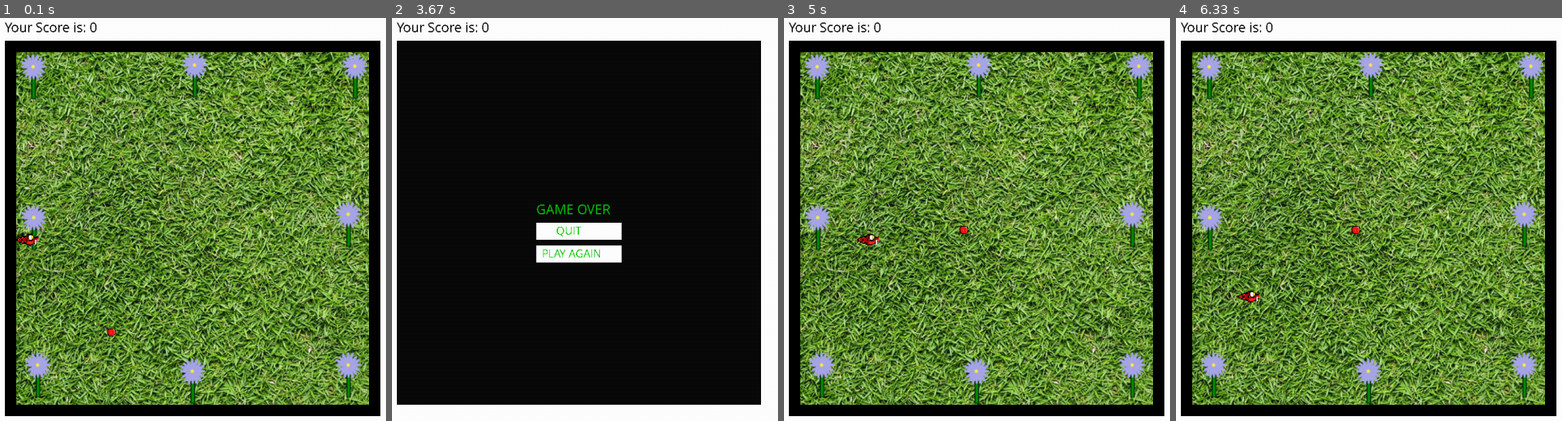
Above: before the commit, frames 1-4 (left to right).
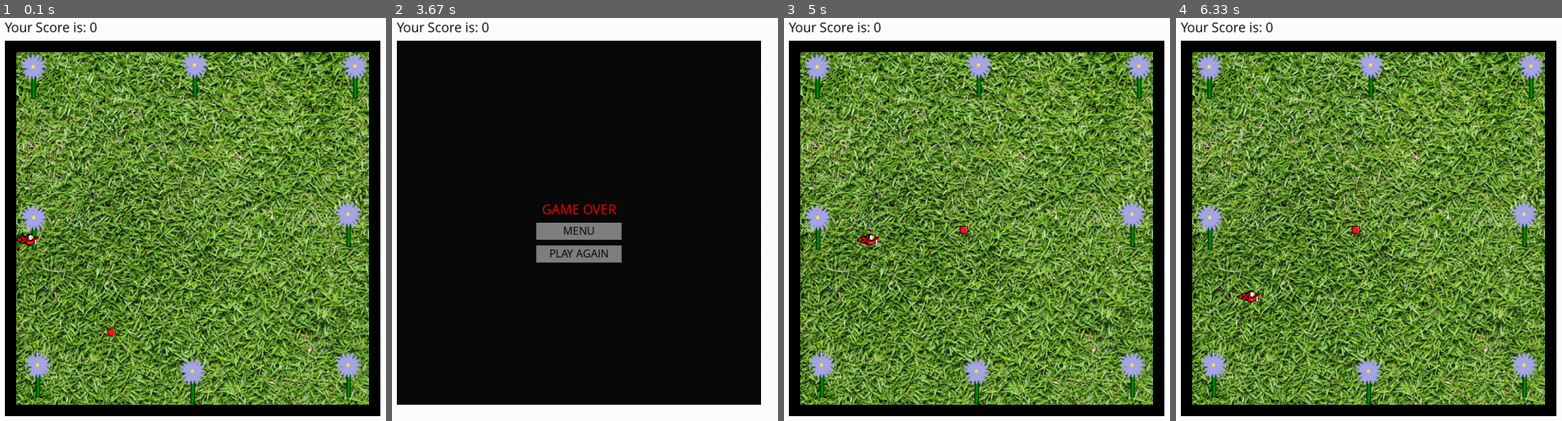
Above: after the commit, the same moments.

Repository: Deuzmo/SnakePythonGame
Game: pygame game, started from driver.py
Same seed, same stepped clock (60 frames per second), same inputs: the game is played once before the commit and once after it.
Inputs (mouse positions are in pixels of both pictures, inside the frame that each line leads up to):
- Up to frame 1 (0.1 s): no input
- Up to frame 2 (3.67 s): hold Right 0.33-0.8 s; hold Up 0.83-1.3 s; hold Right 1.33-1.8 s; hold Left 1.83-2.37 s; hold Down 2.4-2.7 s; hold Left 2.73-3.13 s; click "PLAY AGAIN" at 3.28 s; click (outside the picture) at 3.65 s
- Up to frame 3 (5 s): click "PLAY AGAIN" at 4.42 s
- Up to frame 4 (6.33 s): hold Down 5.33-5.7 s; hold Left 5.73-6.2 s; hold Right from 6.23 s (still down)

The runs differ from the first frame. In frame 1, 0.1% of the frame differs, in the area x 1-25%, y 1-4%; in frame 2, 2.4%, in the area x 1-60%, y 1-61%; in frame 3, 0.1%; in frame 4, 0.1%.

Commit message:
Added colors to constants, updated buttons fixed snake self-collision.

Diff:
--- a/board.py
+++ b/board.py
@@ -26,34 +26,57 @@
 # Displays Game Over view
 # TODO: Fix fitment of text
 def game_over():
+    # Black out screen
+    screen.fill(pygame.Color(255, 255, 255, 255))
+    pygame.draw.rect(screen, (10,10,10,10), [320,40,640,640])
 
     # Prompt user to input user for high score display
     if score_obj.curr > hs_obj.min_score:
+        txt = pygame.font.SysFont('Comic Sans MS', 25)
+        img = txt.render('You have achieved a new high score!', True, LIME)
+        offset_from_center = img.get_rect().width/2
+        render_item(CENTER_X - offset_from_center,
+                    (CENTER_Y/2) + 300,
+                    img)
         if not hs_obj.score_set: # so it doesnt loop
 
             # REPLACE test with user input name
             hs_obj.add_new_high_score('test', score_obj.curr)
             hs_obj.set_high_scores()
 
-    # Black out screen
-    screen.fill(pygame.Color(255, 255, 255, 255))
-    pygame.draw.rect(screen, (10,10,10,10), [320,40,640,640])
-
     # Draw game over
     txt = pygame.font.SysFont('Comic Sans MS', 25)
-    res = txt.render('GAME OVER', False, (0,200,0))
-    screen.blit(res, (565,320))
+    img = txt.render('GAME OVER', True, RED)
+    offset_from_center = img.get_rect().width/2
+    render_item(CENTER_X - offset_from_center, CENTER_Y + 40, img)
 
-    # Draw buttons
-    pygame.draw.rect(screen, (255, 255, 255, 255), [565,360,150,30]) # x, y, width(x), height(y)
-    pygame.draw.rect(screen, (255, 255, 255, 255), [565,400,150,30])
+    # Draw MENU button
+    pygame.draw.rect(screen, GRAY, [565,360,150,30]) # x, y, width(x), height(y)
 
-    # Draw button text
+    # Draw QUIT button
+    pygame.draw.rect(screen, GRAY, [565,400,150,30])
+
+
+    # Decide whether buttons are lighted up or not
+    mposx, mposy = pygame.mouse.get_pos()
+    if (mposx >= 565 and mposx <= 715 and mposy >= 360 and mposy <= 390):
+        pygame.draw.rect(screen, LIGHTGRAY, [565,360,150,30])  # x, y, width(x), height(y)
+    elif (mposx >= 565 and mposx <= 715 and mposy >= 400 and mposy <= 430):
+        pygame.draw.rect(screen, LIGHTGRAY, [565,400,150,30])
+
+
+
+    # Draw MENU button text
     txt = pygame.font.SysFont('Comic Sans MS', 20)
-    res = txt.render('QUIT', False, (0,200,0))
-    screen.blit(res, (600,360))
-    res = txt.render('PLAY AGAIN', False, (0,200,0))
-    screen.blit(res, (575,400))
+    img = txt.render('MENU', True, BLACK)
+    offset_from_center = img.get_rect().width/2
+    render_item(CENTER_X - offset_from_center, CENTER_Y, img)
+
+    # DRAW PLAY AGAIN Button text
+    txt = pygame.font.SysFont('Comic Sans MS', 20)
+    img = txt.render('PLAY AGAIN', True, BLACK)
+    offset_from_center = img.get_rect().width/2
+    render_item(CENTER_X - offset_from_center, CENTER_Y - 40, img)
 
 
 # Renders the given item into the board.
@@ -68,7 +91,7 @@
 def draw_score(score):
     txt_str = 'Your Score is: {}'.format(score.curr)
     font = pygame.font.SysFont('Comic Sans MS', 25)
-    img = font.render(txt_str, False, (0, 0, 0))
+    img = font.render(txt_str, True, (0, 0, 0))
     render_item(320, 720, img)
 
 def draw_snake(snake, food):
--- a/constants.py
+++ b/constants.py
@@ -12,3 +12,21 @@
 # set game screen size
 FRAME_WIDTH = 1280
 FRAME_HEIGHT = 720
+CENTER_X = 1280/2
+CENTER_Y = 720/2
+
+# Colors
+WHITE = (255,255,255)
+GREEN = (0,255,0)
+RED = (255,0,0)
+BLUE = (0,0,255)
+BLACK = (0,0,0)
+FUCHSIA = (255, 0, 255)
+LIGHTGRAY = (180,180,180)
+GRAY = (128, 128, 128)
+LIME = (0, 128, 0)
+MAROON = (128, 0, 0)
+NAVYBLUE = (0, 0, 128)
+OLIVE = (128, 128, 0)
+PURPLE = (128, 0, 128)
+TEAL = (0,128,128)
--- a/driver.py
+++ b/driver.py
@@ -20,6 +20,7 @@
                     sys.exit()
                 if event.type == pygame.KEYDOWN:
                     board.snake_obj.input_handler(event)
+                    break  # Do not take more than one input per frame
 
             board.snake_obj.move()
 
--- a/high_score.py
+++ b/high_score.py
@@ -73,7 +73,7 @@
 
 		# once more hs
 		else:
-			for index, hs in zip(range(len(self.scores)), self.scores):
+			for index, hs in enumerate(self.scores):
 				if score > hs[1]:
 					self.scores.insert(index, (name, score))
 					if len(self.scores) > 5:
--- a/score.py
+++ b/score.py
@@ -1,23 +1,15 @@
 import pygame
-
 pygame.font.init()
 
 
 class Score:
-	curr = 0
 	txt = None
 
 	def __init__(self):
-		self.txt = self.make_txt(self.curr)
-
-	def make_txt(self, score):
-		txt_str = 'Your Score is: {}'.format(score)
-		txt = pygame.font.SysFont('Comic Sans MS', 25)
-		return txt.render(txt_str, False, (0, 0, 0))
+		self.curr = 0
 
 	def reset(self):
 		self.curr = 0
 
 	def update(self):
 		self.curr += 1
-		self.txt = self.make_txt(self.curr)
